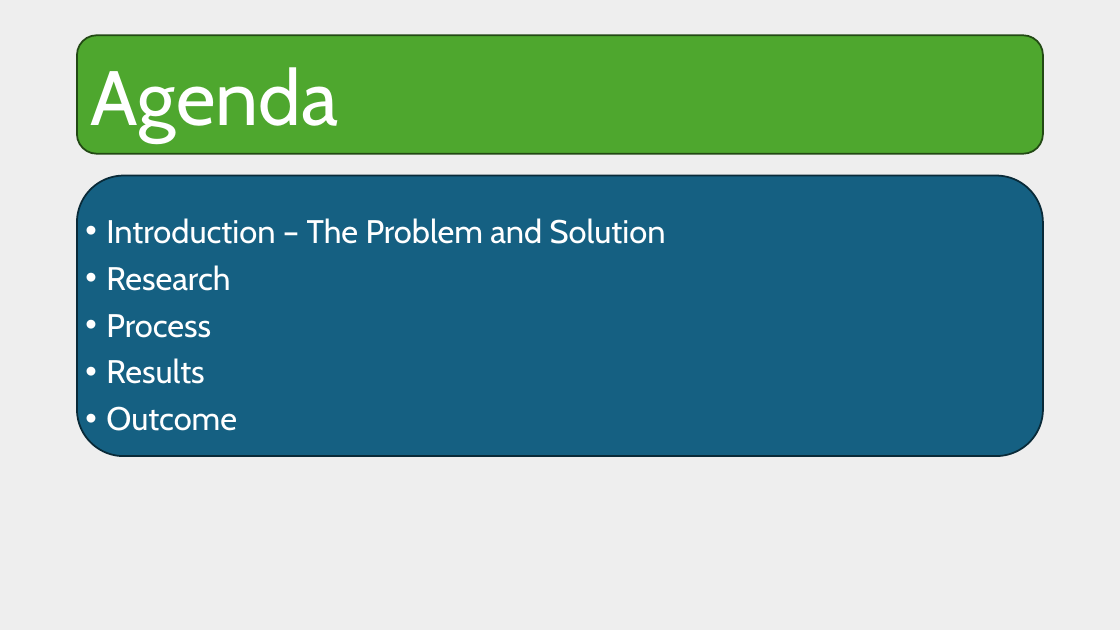
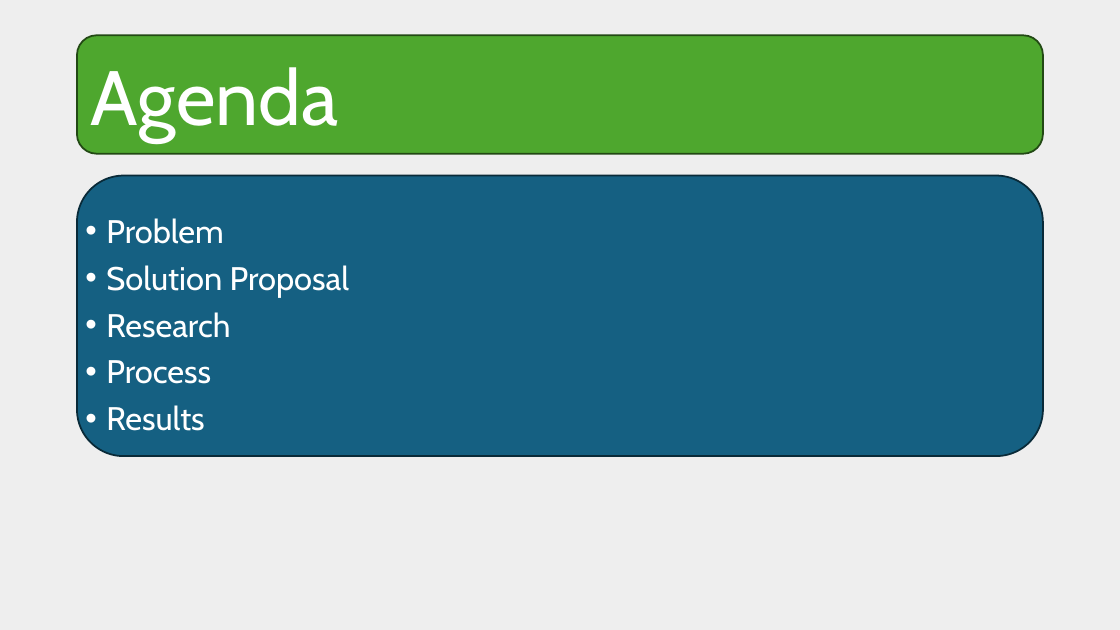
Before and after one commit to mlopez60/Project4, a slide deck: slide 2 of Plant_doctors.pptx. Drawn at 1120x630 pixels with LibreOffice and Linux fonts; fonts in the diff are those of the drawing. Boxes give left, top, right and bottom in pixels: in the first picture for what was removed or moved away, otherwise in the second. Text is boxed around its words. In the diff, an @@ line names an element or a change of style, - is before the commit and + after.

Commit message:
pptx update

```diff
--- a/Plant_doctors.pptx
+++ b/Plant_doctors.pptx
@@ text at (106, 218, 349, 298): text changed @@
-• Introduction – The Problem and Solution
+• Problem
+• Solution Proposal
@@ text at (106, 406, 237, 431): paragraph removed @@
-• Outcome
```
Also in this commit, not shown: 1 other slide changed, 1 slide added.
